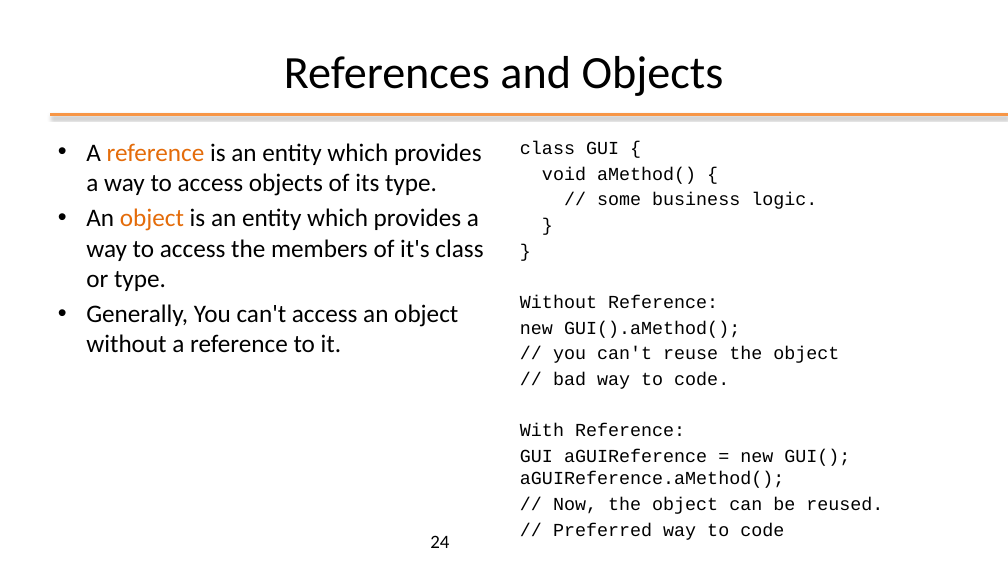
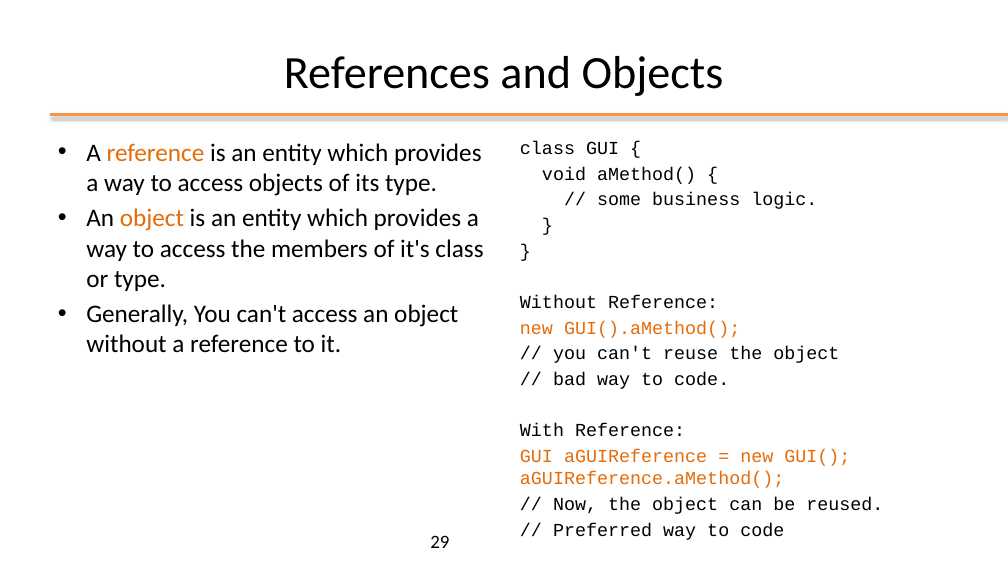
Before and after one commit to plctechnician/ooprogramming, a slide deck: slide 29 of java/slides/ppt/02 - Java Basics.pptx (slide 24 before the commit). Drawn at 1008x567 pixels with LibreOffice and Linux fonts; fonts in the diff are those of the drawing; background and template pictures are left out. Boxes give left, top, right and bottom in pixels: in the first picture for what was removed or moved away, otherwise in the second. Text is boxed around its words. In the diff, an @@ line names an element or a change of style, - is before the commit and + after.

```diff
--- a/java/slides/ppt/02 - Java Basics.pptx
+++ b/java/slides/ppt/02 - Java Basics.pptx
@@ text at [520,321,850,488]: text colour #000000 to #E46C0A in "new GUI().aMethod();", "GUI aGUIReference = new GUI(); aGUIReference.aMethod();" @@
@@ page number at [430,535,449,548]: text changed @@
-24
+29
```
Also in this commit, not shown: 6 other slides changed, 6 slides added, 1 slide removed, 1 other file.
